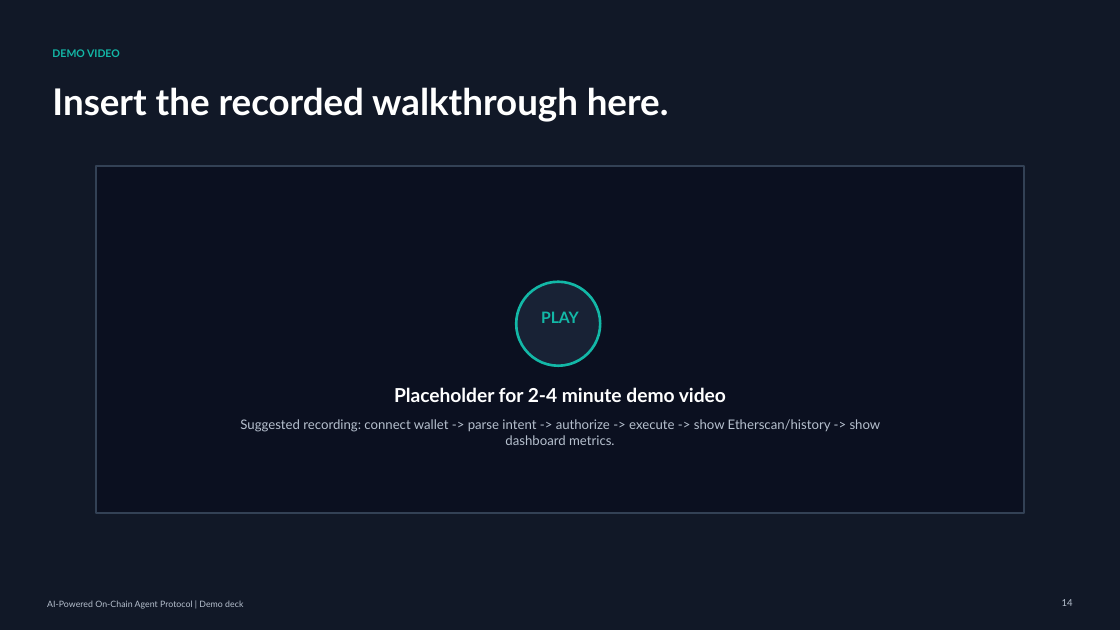
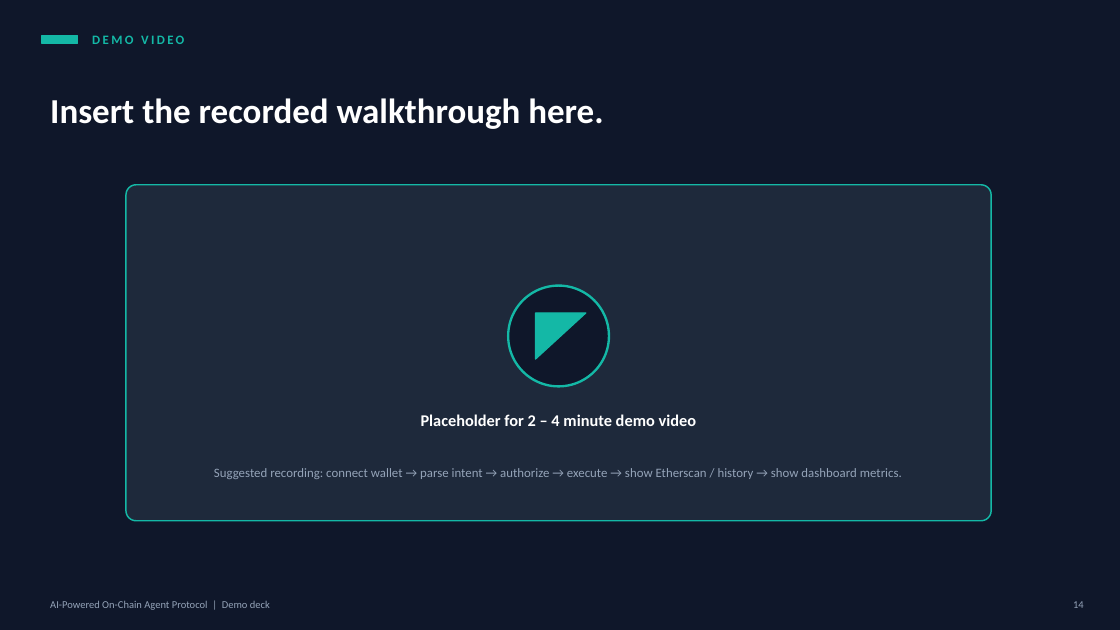
Before and after one commit to cozyxiong/On-Chain-Agent-Protocol, a slide deck: slide 14 of docs/on-chain-agent-protocol-demo.pptx. Drawn at 1120x630 pixels with LibreOffice and Linux fonts; fonts in the diff are those of the drawing. Boxes give left, top, right and bottom in pixels: in the first picture for what was removed or moved away, otherwise in the second. Text is boxed around its words. In the diff, an @@ line names an element or a change of style, - is before the commit and + after.

```diff
--- a/docs/on-chain-agent-protocol-demo.pptx
+++ b/docs/on-chain-agent-protocol-demo.pptx
@@ background #FFFFFF to #0F172A @@
@@ rectangle removed at (x1=0, y1=0, x2=1120, y2=630) @@
@@ text "DEMO VIDEO" moved from (x1=52, y1=49, x2=120, y2=57) to (x1=92, y1=35, x2=184, y2=44) @@
@@ text "DEMO VIDEO" at (x1=92, y1=35, x2=184, y2=44): size 9 to 11 pt, font Lato to Calibri, text colour #13B8A7 to #14B8A6, letter spacing 0 to 2 pt; vertical alignment top to middle @@
@@ rectangle added at (x1=42, y1=35, x2=77, y2=44), fill #14B8A6, outline #14B8A6 1 pt @@
@@ text "Insert the recorded walkthrough here." moved from (x1=52, y1=87, x2=669, y2=122) to (x1=50, y1=98, x2=603, y2=129) @@
@@ text "Insert the recorded walkthrough here." at (x1=50, y1=98, x2=603, y2=129): size 31.5 to 30 pt, font Lato to Calibri; vertical alignment top to middle @@
@@ rectangle removed at (x1=97, y1=166, x2=1024, y2=513) @@
@@ rounded rectangle added at (x1=126, y1=185, x2=991, y2=521), fill #1E293B, outline #14B8A6 1.25 pt @@
@@ ellipse resized from (x1=517, y1=281, x2=601, y2=365) to (x1=508, y1=286, x2=609, y2=386) @@
@@ ellipse at (x1=508, y1=286, x2=609, y2=386): fill #182235 to #0F172A; outline #13B8A7 2.25 pt to #14B8A6 2 pt @@
@@ right triangle added at (x1=536, y1=313, x2=586, y2=359), fill #14B8A6, outline #14B8A6 1 pt @@
@@ text removed at (x1=541, y1=311, x2=579, y2=323) @@
-PLAY
@@ text "Placeholder for 2 – 4 ..." at (x1=421, y1=414, x2=697, y2=426): vertical alignment top to middle @@
@@ text at (x1=421, y1=414, x2=697, y2=426): text changed; size 16.5 to 14 pt; font Lato to Calibri @@
-Placeholder for 2-4 minute demo video
+Placeholder for 2 – 4 minute demo video
@@ text "Suggested recording: connect wallet → ..." at (x1=214, y1=468, x2=902, y2=479): vertical alignment top to middle @@
@@ text at (x1=214, y1=468, x2=902, y2=479): text changed; size 11.2 to 11 pt; font Lato to Calibri; text colour #B6C0CE to #94A3B8 @@
-Suggested recording: connect wallet -> parse intent -> authorize -> execute -> show Etherscan/history -> show dashboard metrics.
+Suggested recording: connect wallet → parse intent → authorize → execute → show Etherscan / history → show dashboard metrics.
@@ text "AI-Powered On-Chain Agent Protocol | ..." at (x1=50, y1=601, x2=270, y2=610): size 7.5 to 9 pt, font Lato to Calibri, text colour #B6C0CE to #94A3B8; vertical alignment top to middle @@
@@ text "14" at (x1=1073, y1=601, x2=1084, y2=608): size 8.2 to 9 pt, font Lato to Calibri, text colour #B6C0CE to #94A3B8; vertical alignment top to middle @@
```
Also in this commit, not shown: 13 other slides changed.
